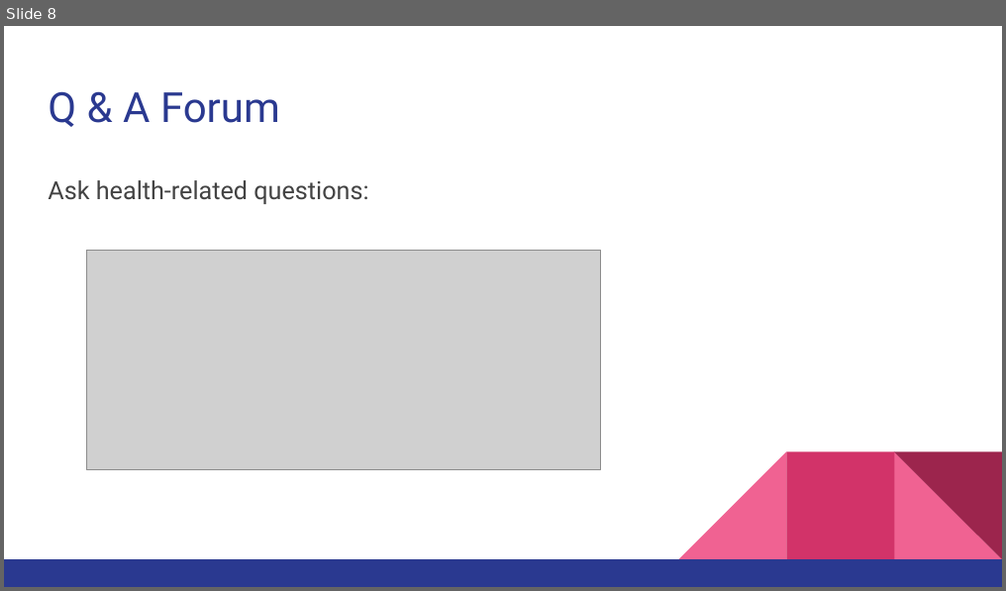
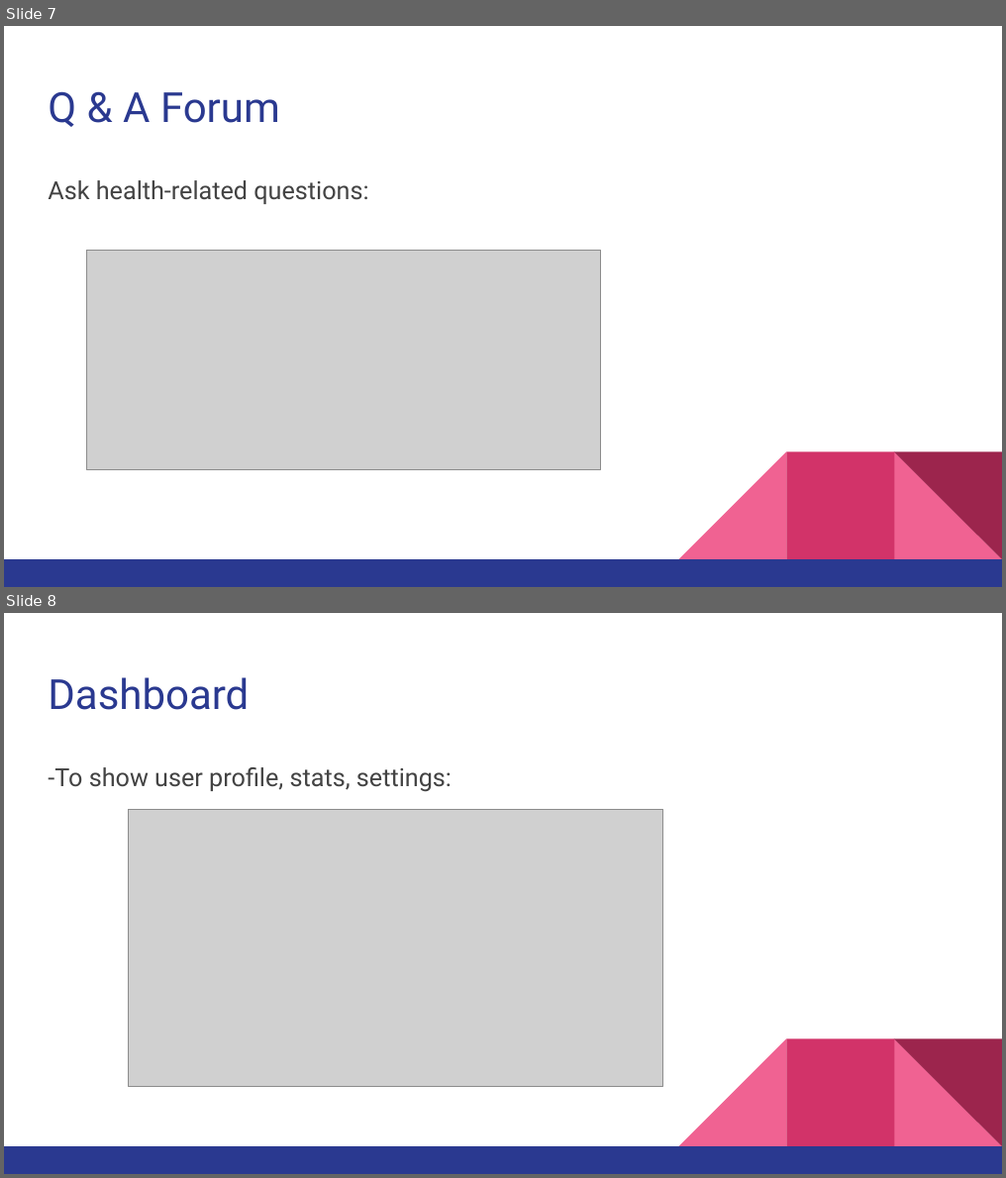
Before and after one commit to 2015au-1730/RoshamboProject06, a slide deck: Presentation.pptx. Shown one above the other, each under a label of ours: slide 8 before the commit, slides 7 and 8 after it. The pictures are 1006x591 and 1006x1178 pixels, drawn with LibreOffice and Linux fonts; fonts in the diff are those of the drawing; grey boxes stand for pictures. Boxes give left, top, right and bottom in pixels: in the first picture for what was removed or moved away, otherwise in the second. Text is boxed around its words. In the diff, an @@ line names an element or a change of style, - is before the commit and + after.

```diff
--- a/Presentation.pptx
+++ b/Presentation.pptx
@@ slide 8 added at [4, 613, 1002, 1174], background #FFFFFF; not listed: 5 template elements that a slide beside it also shows @@
@@ title added at [48, 677, 249, 710], 30 pt, text #2A3990 @@
+Dashboard
@@ text added at [48, 767, 451, 792], 18 pt, text #434343 @@
+-To show user profile, stats, settings:
@@ picture added at [129, 809, 662, 1086] @@
@@ what was slide 8 is now slide 7 @@
```
Also in this commit, not shown: 2 slides changed, 8 other slides added, 4 slides removed.
